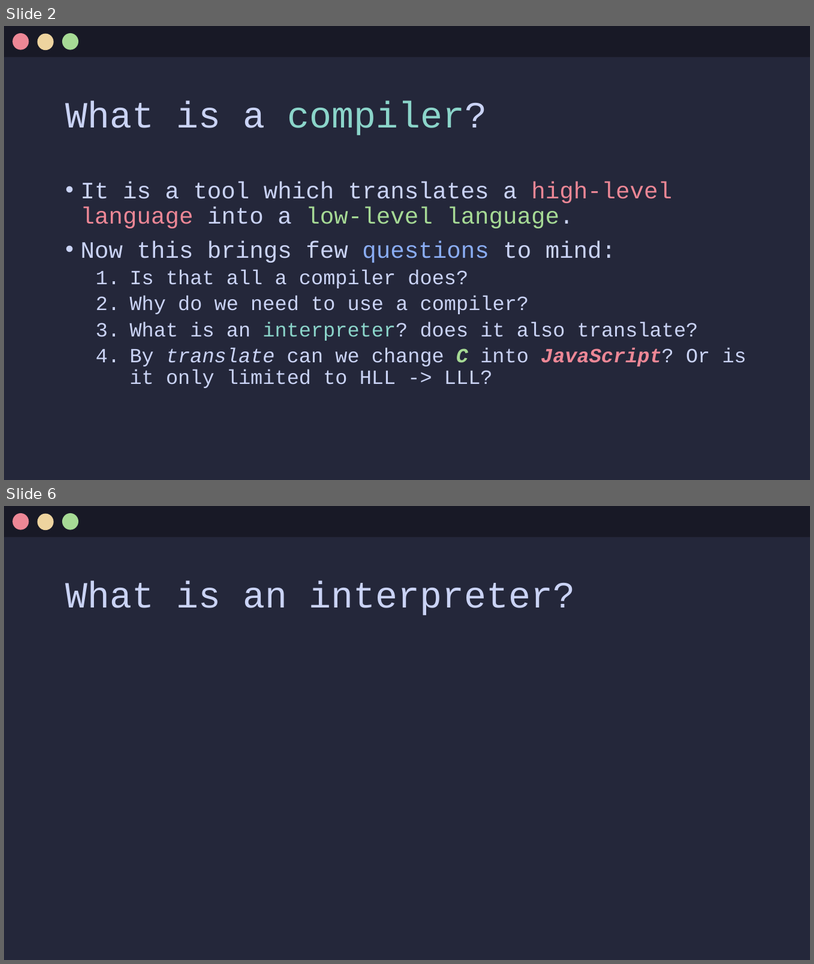
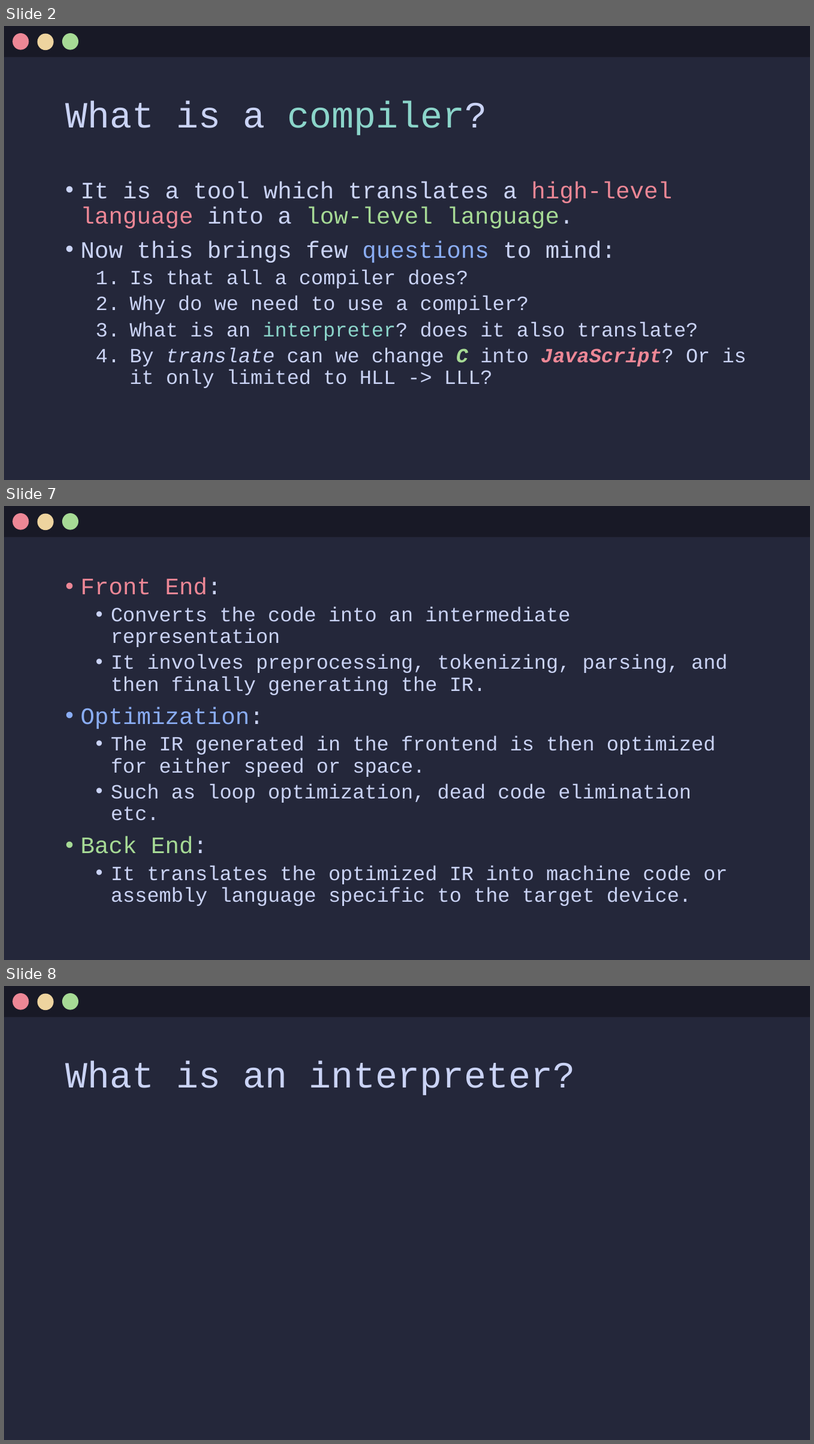
Before and after one commit to Jx-ls/custom-compiler, a slide deck: Compilers.pptx. Shown one above the other, each under a label of ours: slides 2 and 6 before the commit, slides 2, 7 and 8 after it; the slides between them are not shown. The pictures are 814x964 and 814x1444 pixels, drawn with LibreOffice and Linux fonts; fonts in the diff are those of the drawing. Boxes give left, top, right and bottom in pixels: in the first picture for what was removed or moved away, otherwise in the second. Text is boxed around its words. In the diff, an @@ line names an element or a change of style, - is before the commit and + after.

```diff
--- a/Compilers.pptx
+++ b/Compilers.pptx
@@ slide 7 added at <box>4,506,810,960</box>, background #24273A @@
@@ rectangle added at <box>4,506,810,537</box>, fill #181926 @@
@@ ellipse added at <box>12,513,29,529</box>, fill #ED8796 @@
@@ ellipse added at <box>37,513,54,529</box>, fill #EED49F @@
@@ ellipse added at <box>62,513,78,529</box>, fill #A6DA95 @@
@@ text added at <box>81,577,728,906</box>, 24 pt, text #CAD3F5 @@
+• Front End:
+  • Converts the code into an intermediate representation
+  • It involves preprocessing, tokenizing, parsing, and then finally generating the IR.
+• Optimization:
+  • The IR generated in the frontend is then optimized for either speed or space.
+  • Such as loop optimization, dead code elimination etc.
+• Back End:
+  • It translates the optimized IR into machine code or assembly language specific to the target device.
@@ what was slide 6 is now slide 8 @@
```
Also in this commit, not shown: 1 slide changed, 3 other slides added, 2 slides removed.
